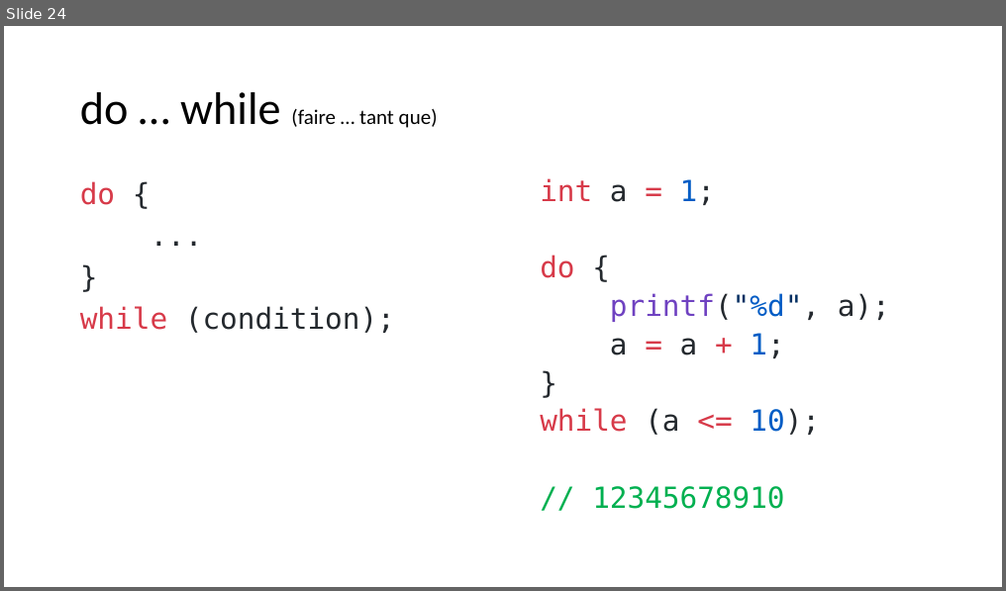
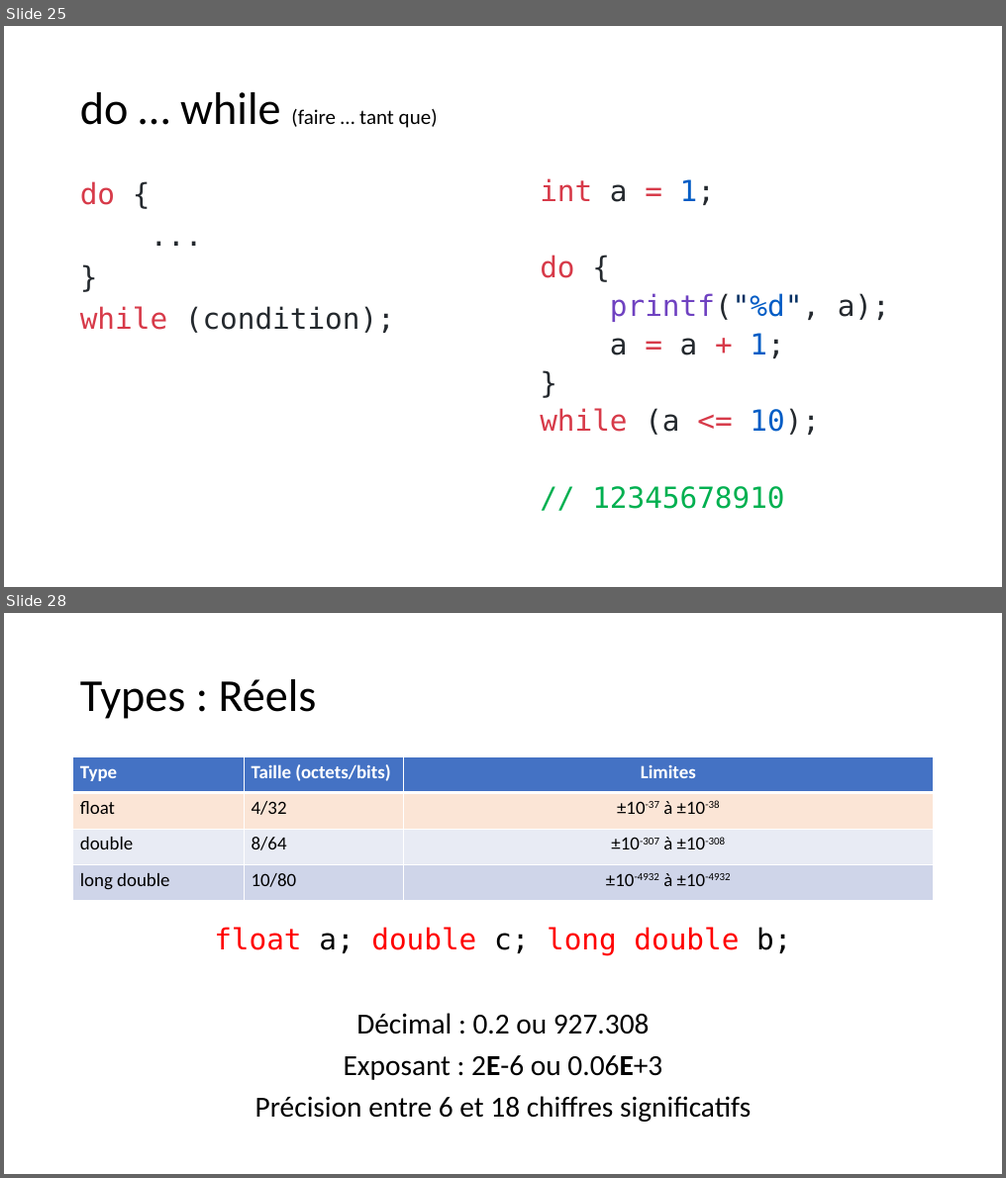
Before and after one commit to standard3/BTS1, a slide deck: 02_C/02_Types-et-operateurs/Types et opérateurs en C.pptx. Shown one above the other, each under a label of ours: slide 24 before the commit, slides 25 and 28 after it; the slides between them are not shown. The pictures are 1006x591 and 1006x1178 pixels, drawn with LibreOffice and Linux fonts; fonts in the diff are those of the drawing. Boxes give left, top, right and bottom in pixels: in the first picture for what was removed or moved away, otherwise in the second. Text is boxed around its words. In the diff, an @@ line names an element or a change of style, - is before the commit and + after.

```diff
--- a/02_C/02_Types-et-operateurs/Types et opérateurs en C.pptx
+++ b/02_C/02_Types-et-operateurs/Types et opérateurs en C.pptx
@@ slide 28 added at <box>4,613,1002,1174</box>, background #FFFFFF @@
@@ title added at <box>80,679,317,719</box>, 44 pt, text #000000 @@
+Types : Réels
@@ table added at <box>73,757,934,900</box>, 4 rows, 3 columns @@
+Type | Taille (octets/bits) | Limites
+float | 4/32 | ±10-37 à ±10-38
+double | 8/64 | ±10-307 à ±10-308
+long double | 10/80 | ±10-4932 à ±10-4932
@@ text added at <box>214,927,791,1122</box>, 28 pt, text #000000 @@
+float a; double c; long double b;
+Décimal : 0.2 ou 927.308
+Exposant : 2E-6 ou 0.06E+3
+Précision entre 6 et 18 chiffres significatifs
@@ what was slide 24 is now slide 25 @@
```
Also in this commit, not shown: 3 slides changed, 13 other slides added, 6 other files.
